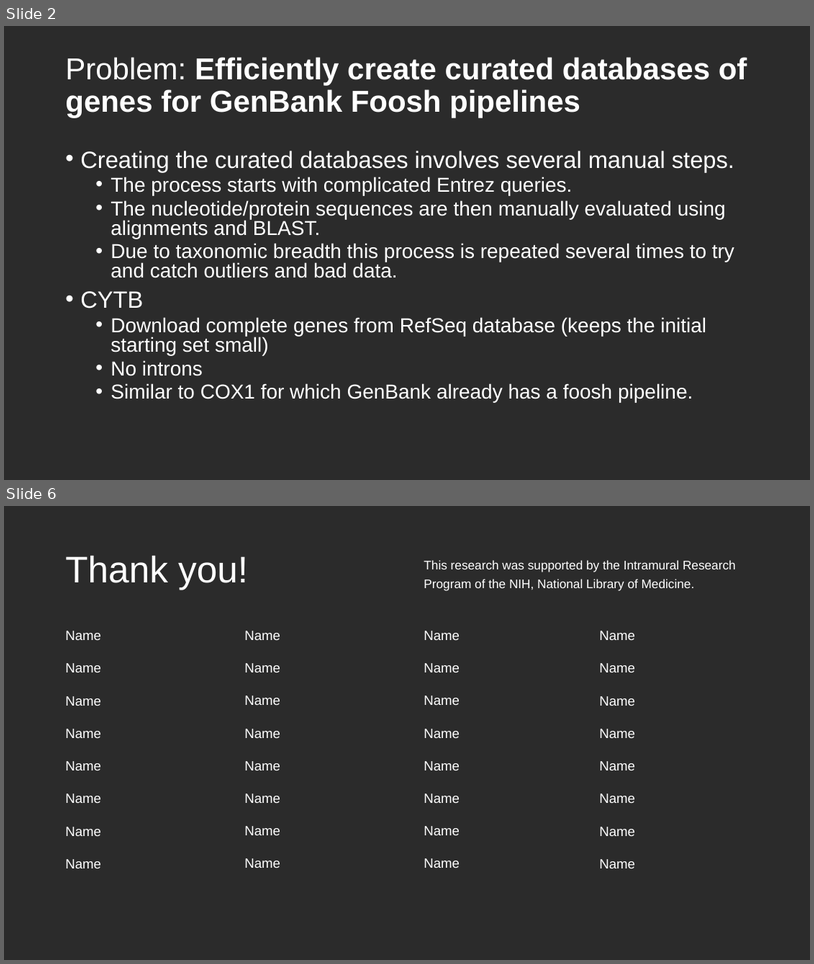
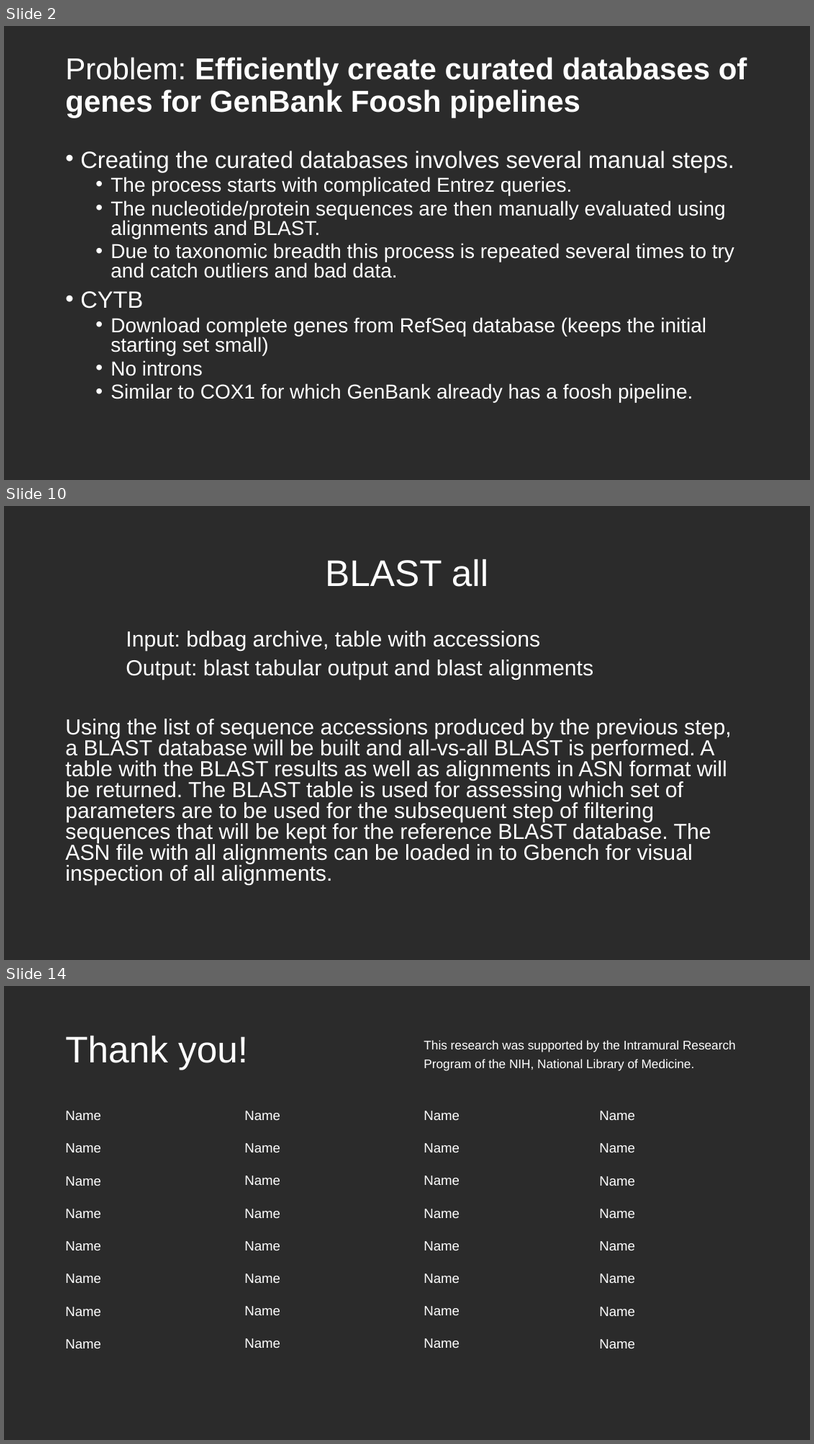
Before and after one commit to NCBI-Codeathons/Marker-Gene-Validator, a slide deck: Marker-Gene-Validator.pptx. Shown one above the other, each under a label of ours: slides 2 and 6 before the commit, slides 2, 10 and 14 after it; the slides between them are not shown. The pictures are 814x964 and 814x1444 pixels, drawn with LibreOffice and Linux fonts; fonts in the diff are those of the drawing; background and template pictures are left out; a plain dark background stands for a picture behind light text. Boxes give left, top, right and bottom in pixels: in the first picture for what was removed or moved away, otherwise in the second. Text is boxed around its words. In the diff, an @@ line names an element or a change of style, - is before the commit and + after.

```diff
--- a/Marker-Gene-Validator.pptx
+++ b/Marker-Gene-Validator.pptx
@@ slide 10 added at (x1=4, y1=506, x2=810, y2=960), background picture (left out) @@
@@ title added at (x1=325, y1=559, x2=489, y2=587), 44 pt, text #FFFFFF @@
+BLAST all
@@ text added at (x1=65, y1=631, x2=731, y2=885), 25.9 pt, text #FFFFFF @@
+Input: bdbag archive, table with accessions
+Output: blast tabular output and blast alignments
+Using the list of sequence accessions produced by the previous step, a BLAST database will be built and all-vs-all BLAST is performed. A table with the BLAST results as well as alignments in ASN format will be returned. The BLAST table is used for assessing which set of parameters are to be used for the subsequent step of filtering sequences that will be kept for the reference BLAST database. The ASN file with all alignments can be loaded in to Gbench for visual inspection of all alignments.
@@ what was slide 6 is now slide 14 @@
```
Also in this commit, not shown: 3 slides changed, 7 other slides added.
